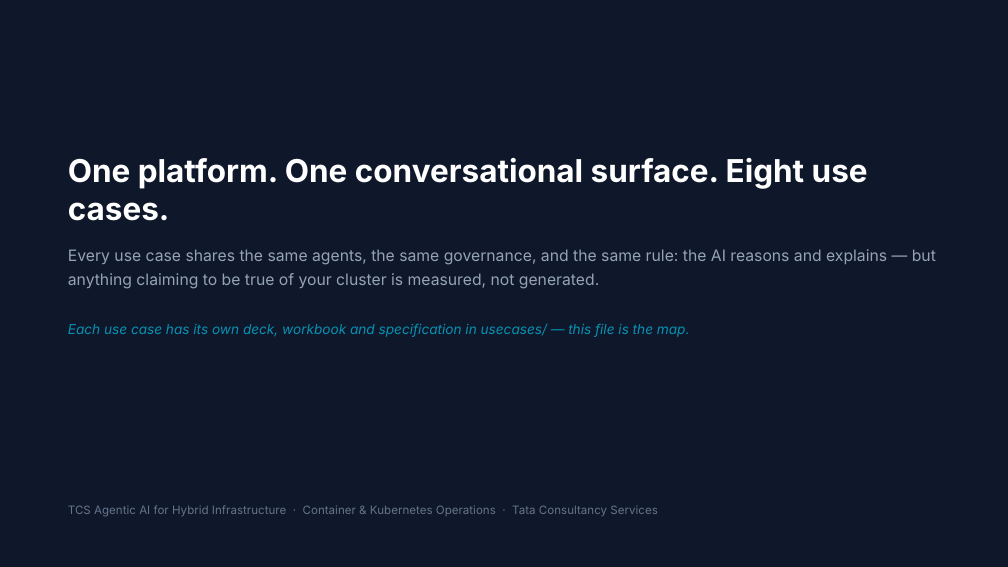
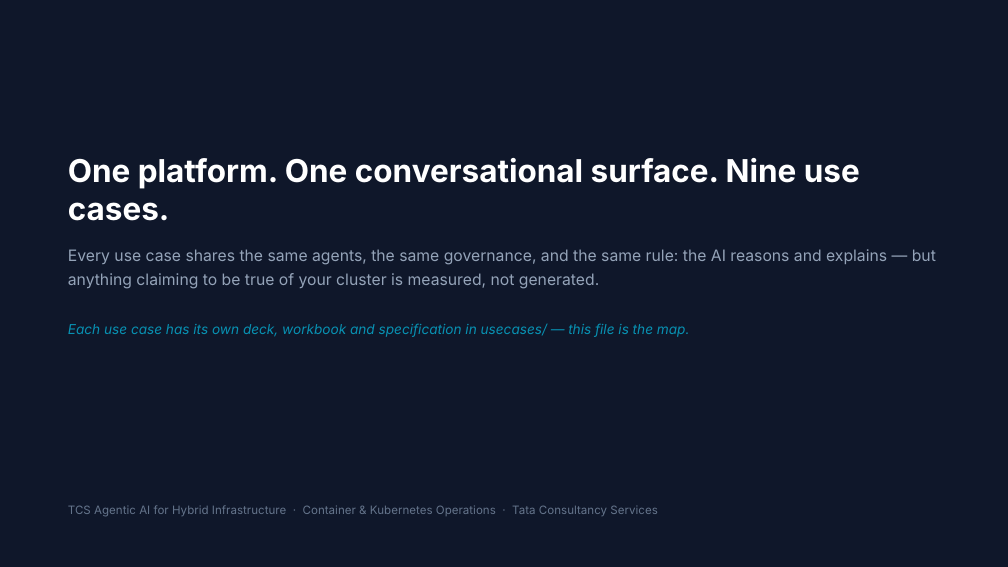
Before and after one commit to cskaruppu/Openshift-mcp-server, a slide deck: slide 11 of usecases/portfolio/TCS-Agentic-AI-Use-Case-Summary.pptx (slide 10 before the commit). Drawn at 1008x567 pixels with LibreOffice and Linux fonts; fonts in the diff are those of the drawing. Boxes give left, top, right and bottom in pixels: in the first picture for what was removed or moved away, otherwise in the second. Text is boxed around its words. In the diff, an @@ line names an element or a change of style, - is before the commit and + after.

```diff
--- a/usecases/portfolio/TCS-Agentic-AI-Use-Case-Summary.pptx
+++ b/usecases/portfolio/TCS-Agentic-AI-Use-Case-Summary.pptx
@@ text at box(68, 158, 860, 221): text changed @@
-One platform. One conversational surface. Eight use cases.
+One platform. One conversational surface. Nine use cases.
```
Also in this commit, not shown: 1 slide added, 9 other files.
